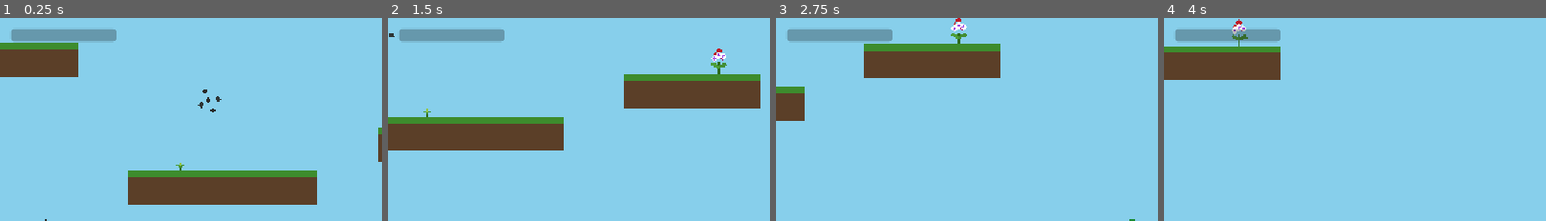
Above: before the commit, frames 1-4 (left to right).
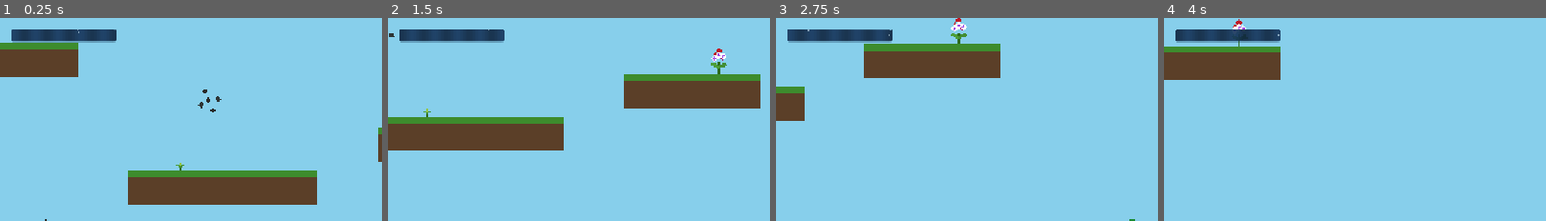
Above: after the commit, the same moments.

Repository: AntonioDrusin/ape
Game: Godot game, scene res://scenes/main.tscn
Same seed, same stepped clock (60 frames per second), same inputs: the game is played once before the commit and once after it.
Inputs:
- Up to frame 1 (0.25 s): no input
- Up to frame 2 (1.5 s): hold D (move_right) from 0.53 s (still down); tap Q (shed_pollen) at 0.6, 1.35 s; tap W (move_up) at 0.77, 1.07 s
- Up to frame 3 (2.75 s): tap W (move_up) at 1.52, 1.82 s; release D (move_right) at 2.03 s; hold A (move_left) from 2.03 s (still down); tap Q (shed_pollen) at 2.1 s
- Up to frame 4 (4 s): release A (move_left) at 2.78 s; hold D (move_right) from 2.78 s (still down); tap Q (shed_pollen) at 2.85, 3.6 s; tap W (move_up) at 3.02, 3.32, 3.77 s
The pictures show only the part of the screen within x 0-50%, y 0-50%; the shares and areas given below are measured in that part.

The runs differ from the first frame. In frame 1, 1.8% of the frame differs, in the area x 3-31%, y 5-13%; in frame 2, 1.8%; in frame 3, 1.8%; in frame 4, 1.8%.

Commit message:
step 2 implemented

Diff:
--- /dev/null
+++ b/ape/godot/assets/shaders/water_meter.gdshader
@@ -0,0 +1,15 @@
+shader_type canvas_item;
+
+uniform float wave_speed = 3.0;
+uniform float wave_freq = 1.2;
+uniform float wave_height = 2.0;
+
+void vertex() {
+	float edge = smoothstep(4.0, 0.0, VERTEX.y);
+	VERTEX.y += sin(VERTEX.x * wave_freq + TIME * wave_speed) * wave_height * edge;
+}
+
+void fragment() {
+	float shimmer = 0.85 + 0.15 * sin(UV.x * 30.0 + TIME * 2.5);
+	COLOR.rgb *= shimmer;
+}
--- a/ape/godot/scenes/hud.tscn
+++ b/ape/godot/scenes/hud.tscn
@@ -1,6 +1,24 @@
-[gd_scene load_steps=2 format=3]
+[gd_scene load_steps=6 format=3]
 
 [ext_resource type="Script" path="res://scripts/hud.gd" id="1"]
+[ext_resource type="Shader" path="res://assets/shaders/water_meter.gdshader" id="2"]
+
+[sub_resource type="ShaderMaterial" id="ShaderMaterial_1"]
+shader = ExtResource("2")
+
+[sub_resource type="StyleBoxFlat" id="StyleBoxFlat_bg"]
+bg_color = Color(0.08, 0.2, 0.35, 0.9)
+corner_radius_top_left = 4
+corner_radius_top_right = 4
+corner_radius_bottom_right = 4
+corner_radius_bottom_left = 4
+
+[sub_resource type="StyleBoxFlat" id="StyleBoxFlat_fill"]
+bg_color = Color(0.2, 0.55, 0.85, 1)
+corner_radius_top_left = 4
+corner_radius_top_right = 4
+corner_radius_bottom_right = 4
+corner_radius_bottom_left = 4
 
 [node name="HUD" type="CanvasLayer"]
 script = ExtResource("1")
@@ -14,11 +32,32 @@
 offset_bottom = 36.0
 
 [node name="WaterMeter" type="ProgressBar" parent="Control"]
+material = SubResource("ShaderMaterial_1")
+clip_contents = true
 layout_mode = 0
 offset_right = 160.0
 offset_bottom = 20.0
+theme_override_styles/background = SubResource("StyleBoxFlat_bg")
+theme_override_styles/fill = SubResource("StyleBoxFlat_fill")
 min_value = 0.0
 max_value = 1.0
 step = 0.01
 value = 0.0
 show_percentage = false
+
+[node name="Bubbles" type="CPUParticles2D" parent="Control/WaterMeter"]
+position = Vector2(80, 10)
+amount = 14
+lifetime = 1.8
+preprocess = 1.5
+speed_scale = 1.0
+emission_shape = 3
+emission_rect_extents = Vector2(80, 10)
+direction = Vector2(0, -1)
+spread = 8.0
+gravity = Vector2(0, -10)
+initial_velocity_min = 8.0
+initial_velocity_max = 18.0
+scale_amount_min = 1.0
+scale_amount_max = 2.0
+color = Color(0.85, 0.95, 1, 0.55)
Not shown, changed: ape/godot/ARCHITECTURE.md
Not shown, changed: ape/godot/CLAUDE.md
Not shown, added: ape/godot/scenes/enemy.md
Not shown, added: ape/godot/scenes/hud.md
Not shown, added: ape/godot/scenes/main.md
Not shown, added: ape/godot/scenes/platform.md
Not shown, added: ape/godot/scenes/player.md
Not shown, added: ape/godot/scenes/seedling.md
Not shown, added: ape/godot/scenes/wall.md
Not shown, added: ape/godot/scenes/water.md
